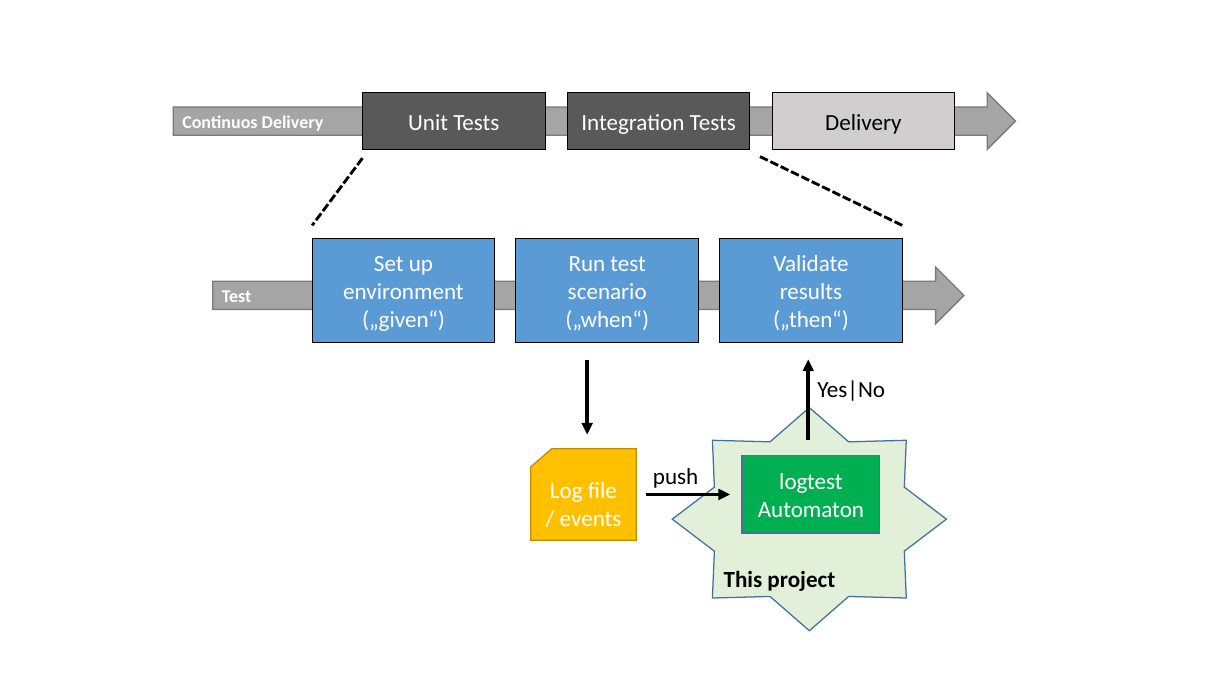
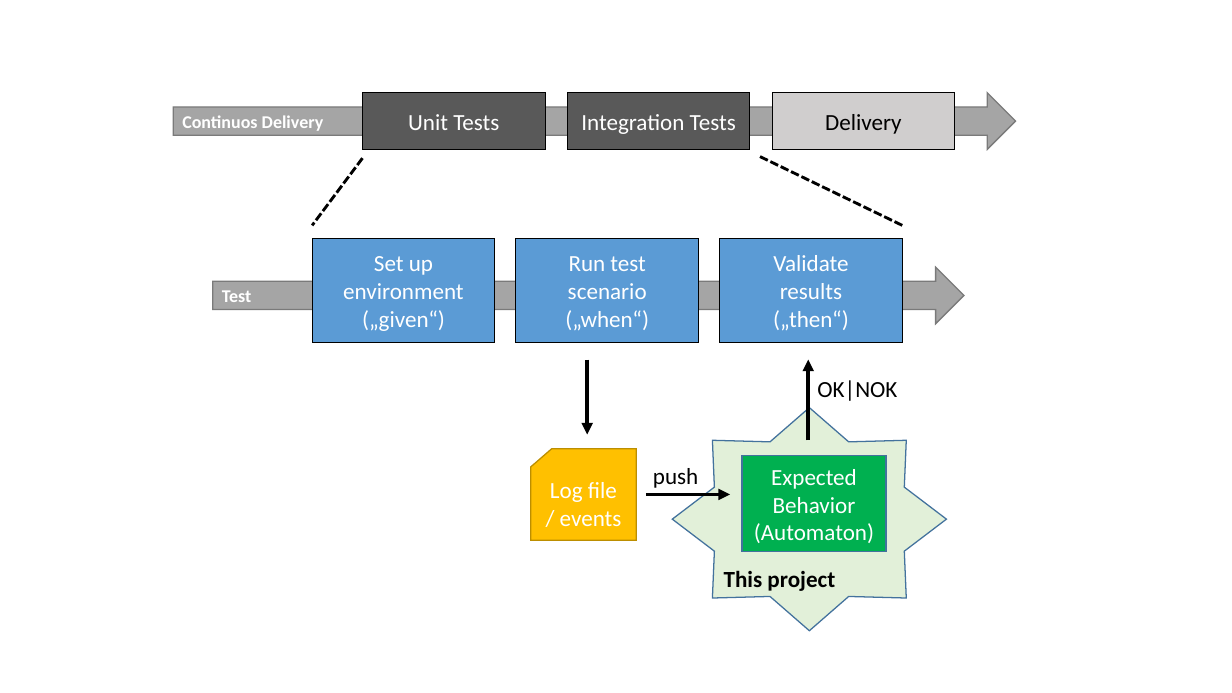
Before and after one commit to Pixida/logtest, a slide deck: slide 1 of logtest-wiki/src/main/resources/images/sketches.pptx. Drawn at 1232x693 pixels with LibreOffice and Linux fonts; fonts in the diff are those of the drawing. Boxes give left, top, right and bottom in pixels: in the first picture for what was removed or moved away, otherwise in the second. Text is boxed around its words. In the diff, an @@ line names an element or a change of style, - is before the commit and + after.

```diff
--- a/logtest-wiki/src/main/resources/images/sketches.pptx
+++ b/logtest-wiki/src/main/resources/images/sketches.pptx
@@ text removed at <box>817,380,885,401</box> @@
-Yes|No
@@ text added at <box>817,380,897,401</box>, 18 pt, text #000000 @@
+OK|NOK
@@ rectangle "Expected Behavior (Automaton)": place and size @@
-rectangle "Expected Behavior (Automaton)" at <box>742,456,880,533</box>
+rectangle "Expected Behavior (Automaton)" at <box>742,456,886,552</box>
@@ text in rectangle at <box>754,469,874,543</box>: text changed @@
-logtest
-Automaton
+Expected Behavior
+(Automaton)
```
Also in this commit, not shown: 1 other file.
